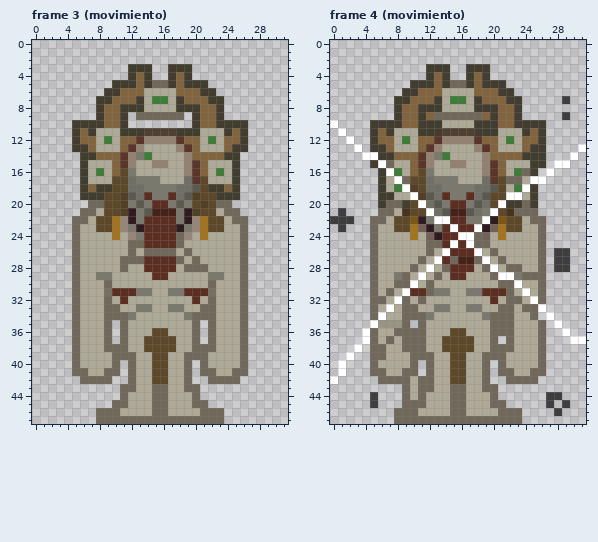
Pixel-art file -- assets/sprites/enemies/Waay chivo.ase. Above: the version before the commit.
32x48 pixels, 9 frames. Colours within 5 levels of each other are drawn and written as one. Shown: frame 3 (movimiento), frame 4 (movimiento). The commit also changed other frames, which this record leaves out.
After:
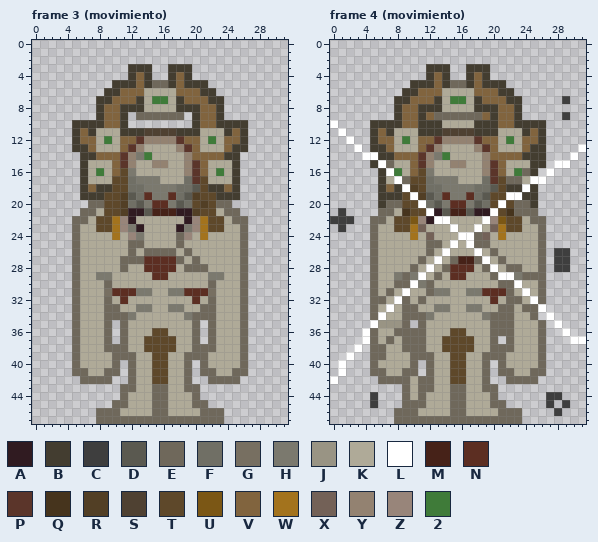
Palette (. is transparent): A #301b21  B #433d30  C #3e3e3e  D #5a5950  E #6f685b  F #706f65  G #776f61  H #7b796e  J #999484  K #afaa98  L #ffffff  M #462218  N #5c2e22  P #5b352a  Q #46341d  R #523f25  S #4f4132  T #5e482a  U #7b5715  V #81643e  W #a3731d  X #736157  Y #938271  Z #98857a  2 #3f7b39
What changed:
layer "Movimiento trasero" added
Frame 3 (movimiento), layer "Movimiento trasero":
y 20: x 12 H -> F; x 19 H -> F
y 21: x 13 H -> A; x 18 H -> A
y 22: x 13..18 HNNNNH -> KKKKKK
y 23..25: x 14..17 NNNN -> KKKK
Frame 4 (movimiento), layer "Movimiento trasero":
y 18: x 7..8 K2 -> VB; x 22..23 K2 -> BB
y 19: x 8..9 KK -> BT; x 24 K -> B
y 20: x 9 B -> T; x 22..23 BB -> TE
y 21: x 13 F -> A; x 18..19 FH -> AA
y 22: x 11..12 AH -> ZA; x 15..18 NNHH -> KKKK; x 20 A -> Z
y 23: x 12..14 AHN -> KKK; x 16..17 NN -> KK; x 19 A -> K
y 24: x 13..15 ANN -> KKK
y 25: x 14 N -> K; x 16 N -> K
y 26: x 15..17 NNN -> KKK
y 27: x 14 N -> K
y 29: x 10 K -> H
y 30: x 11 K -> H
y 31: x 10..11 NN -> KK
Changed places in both pictures, as pixel boxes (x1, y1, x2, y2):
changed: (128, 200, 192, 248)
changed: (386, 184, 530, 296)
